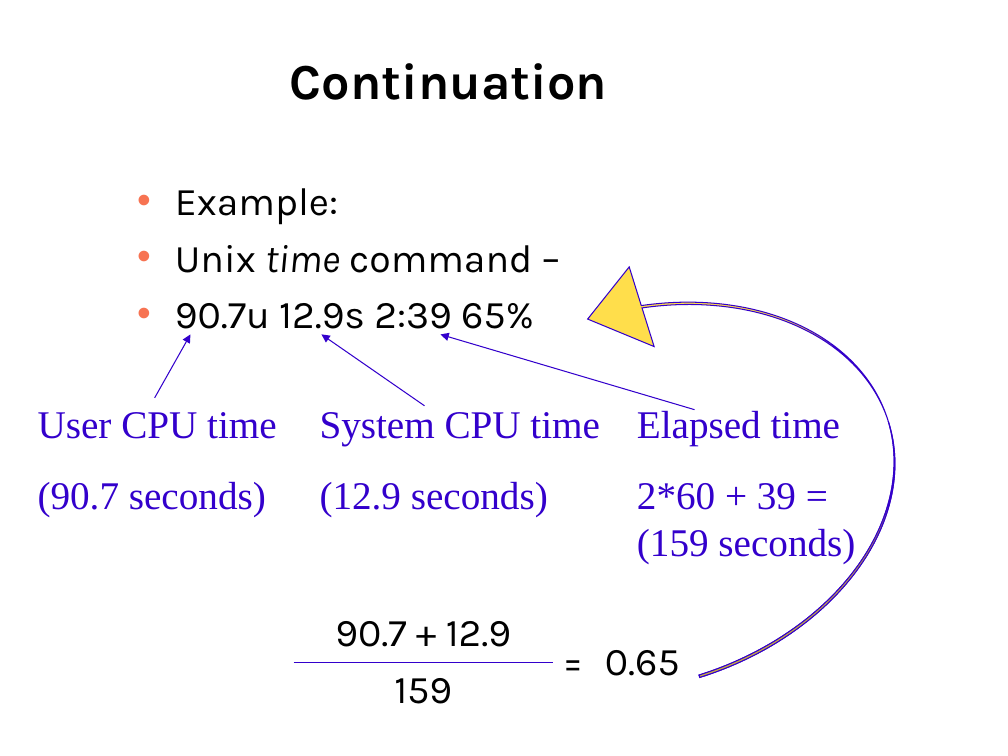
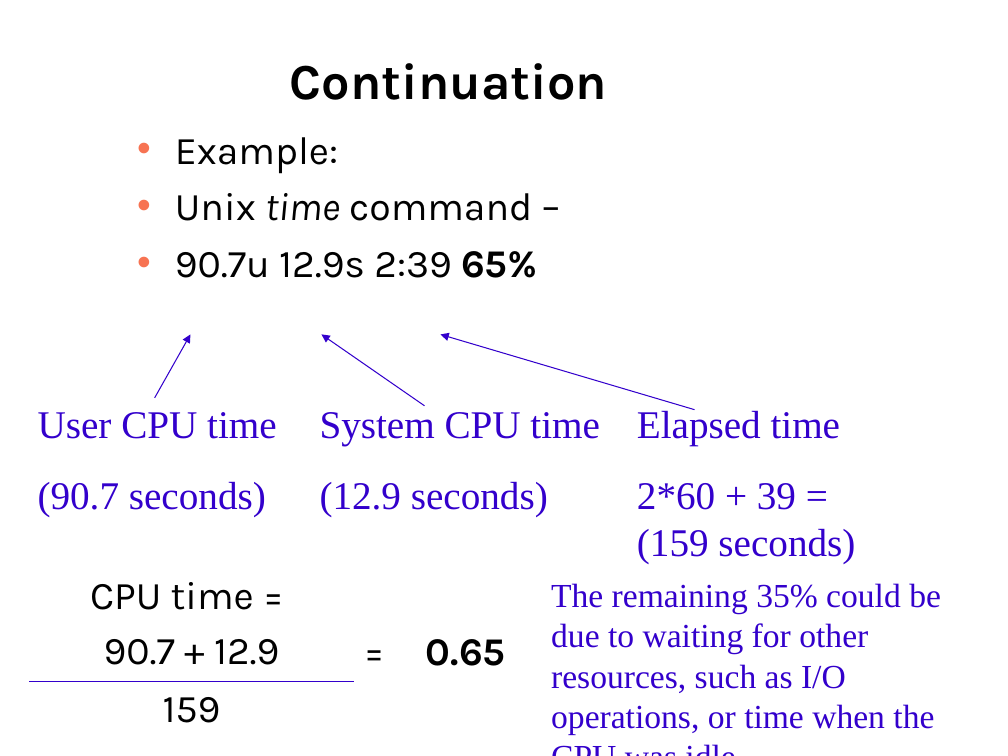
Before and after one commit to Syedshajib55/Computer-Architecture, a slide deck: slide 13 of CSE_213_L2.ppt. Drawn at 1008x756 pixels with LibreOffice and Linux fonts; fonts in the diff are those of the drawing. Boxes give left, top, right and bottom in pixels: in the first picture for what was removed or moved away, otherwise in the second. Text is boxed around its words. In the diff, an @@ line names an element or a change of style, - is before the commit and + after.

```diff
--- a/CSE_213_L2.ppt
+++ b/CSE_213_L2.ppt
@@ text "Example:": place and size @@
-text "Example:" at [175,188,534,338]
+text "Example:" at [175,137,537,278]
@@ freeform shape removed at [575,203,945,678] @@
@@ text at [175,251,537,278]: bold on in "65%" @@
@@ table at [29,568,541,738] @@
-row 1, column 1: 90.7 + 12.9
+row 1, column 1: CPU time = / 90.7 + 12.9
@@ bold on in "0.65" @@
@@ table: place and size @@
-table at [293,605,702,719]
+table at [29,568,541,738]
@@ text added at [551,583,941,735], 24 pt, text #3300CC @@
+The remaining 35% could be due to waiting for other resources, such as I/O operations, or time when the CPU was idle.
```
Also in this commit, not shown: 6 other slides changed, 5 slides added, 1 other file.
